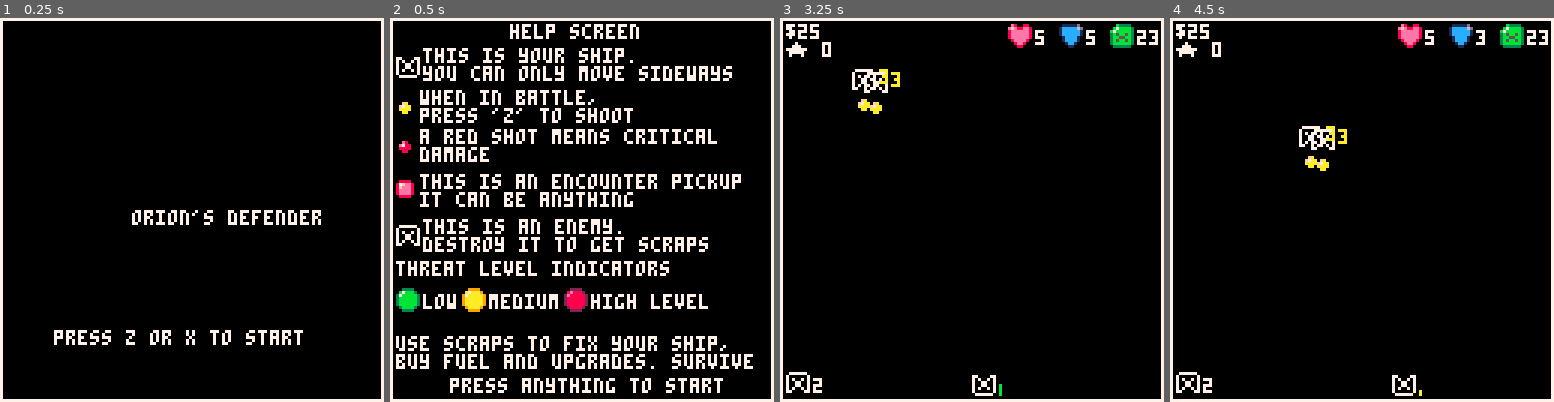
Above: before the commit, frames 1-4 (left to right).
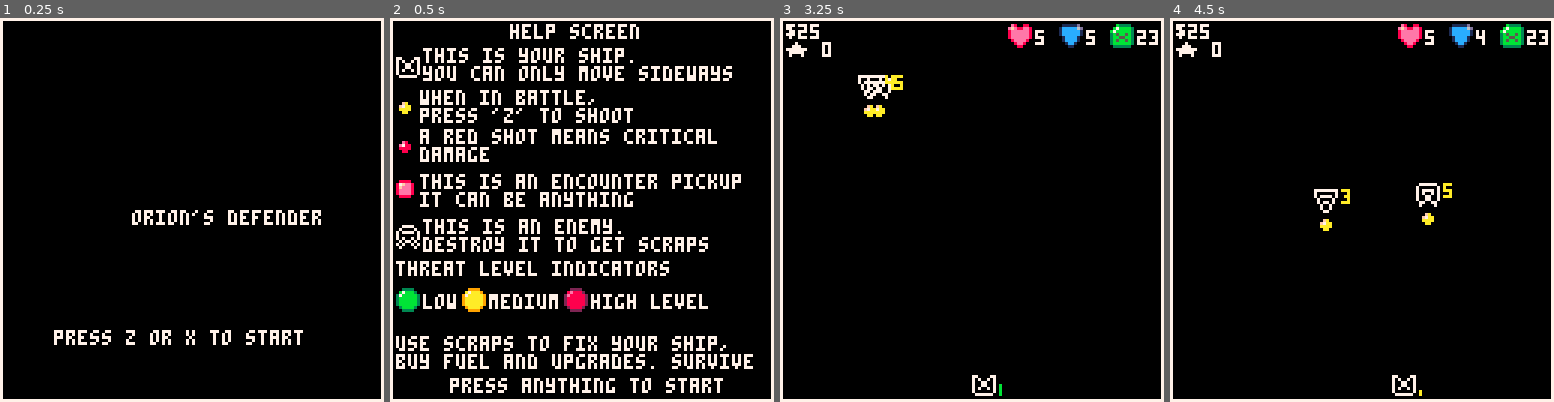
Above: after the commit, the same moments.

Repository: NinetiesPaul/Orion-s-Defender
Game: PICO-8 cartridge orionsdefender.p8
Two runs of this game, one before a commit and one after it. Both use one fixed random seed, a clock stepped at 60 frames per second and the inputs below.
Inputs:
- Up to frame 1 (0.25 s): no input
- Up to frame 2 (0.5 s): tap X (X key) at 0.33 s
- Up to frame 3 (3.25 s): tap O (Z key) at 0.7, 1.7, 2.1, 2.5, 2.9 s; tap X (X key) at 1.07, 1.85, 2.97 s; hold Right 1.6-2.1 s; hold Up 2.15-2.42 s; hold Right 2.47-3.03 s; hold Left from 3.08 s (still down)
- Up to frame 4 (4.5 s): tap O (Z key) at 3.3, 3.7, 4.1 s; release Left at 3.58 s; hold Down 3.63-3.97 s; hold Right from 4.02 s (still down); tap X (X key) at 4.08 s

Frame 1 is identical in both runs. In frame 2, 0.2% of the frame differs, in the area x 1-8%, y 53-61%; in frame 3, 0.9%; in frame 4, 1.5%, in the area x 1-82%, y 3-98%.

Commit message:
added dictionary of enemies

Diff:
--- a/orionsdefender.p8
+++ b/orionsdefender.p8
@@ -87,6 +87,41 @@
 	next_cooldown_upgrade_cost = 100 * current_stat_cooldown_lvl
 	last_encounter_store = true
 	-- enemy variables
+	enemy_list =
+	{
+		{
+			["spr_ok"] = 009,
+			["spr_damage"] = 025,
+			["b_health"] = 3,
+			["b_damage"] = 1,
+			["b_shot_speed"] = 2,
+			["b_speed"] =  0.5
+		},
+		{
+			["spr_ok"] = 010,
+			["spr_damage"] = 026,
+			["b_health"] = 4,
+			["b_damage"] = 2,
+			["b_shot_speed"] = 2,
+			["b_speed"] =  0.5
+		},
+		{
+			["spr_ok"] = 011,
+			["spr_damage"] = 027,
+			["b_health"] = 5,
+			["b_damage"] = 1,
+			["b_shot_speed"] = 2,
+			["b_speed"] =  1.5
+		},
+		{
+			["spr_ok"] = 012,
+			["spr_damage"] = 028,
+			["b_health"] = 4,
+			["b_damage"] = 2,
+			["b_shot_speed"] = 4,
+			["b_speed"] =  2
+		}
+	}
 	enemies = {}
 	enemy_bullets = {}
 	enemy_bullets_cdr = {60,45,30}
@@ -177,7 +212,7 @@
  	spr(000, 1, 53)
  	print("this is an encounter pickup\nit can be anything", 10, 52)
 
- 	spr(016, 2, 69)
+ 	spr(009, 2, 69)
  	print("this is an enemy.\ndestroy it to get scraps", 11, 67)
 
  	print("threat level indicators", 2, 81)
@@ -239,8 +274,14 @@
 
  while(enemy_count > 0)
  do
+ 	enemy_data = enemy_list[flr(rnd(count(enemy_list)))+1]
   local enemy = {}
-  enemy.spr = 016
+  enemy.spr = enemy_data["spr_ok"]
+  enemy.spr_damage = enemy_data["spr_damage"]
+  enemy.health = enemy_data["b_health"] * difficulty
+  enemy.damage = enemy_data["b_damage"] * difficulty
+  enemy.shot_v = enemy_data["b_shot_speed"] + difficulty
+  enemy.v = enemy_data["b_speed"]
   enemy.x = flr(rnd(15))+15
   enemy.y = flr(rnd(15))+15
   enemy.sx = enemy.x
@@ -248,11 +289,9 @@
   enemy.lx = enemy.x+rnd(30)+30
   enemy.ly = enemy.y+rnd(30)+30
   enemy.move_forward = true
-  enemy.health = 3 * difficulty
   enemy.fire = true
   enemy.cdr = enemy_bullets_cdr[flr(rnd(3)) + 1]
   enemy.collateral = false
-  enemy.dy = flr(rnd(4)) + 1
   add(enemies, enemy)
   enemy_count -= 1
  end
@@ -297,10 +336,6 @@
  spr(005,110,2)
  print(fuel,119,4)
 
- if current_view == 2 then
- 	spr(016,2,118)
- 	print(count(enemies),11,120)
- end
 end
 
 function update_threat()
@@ -425,7 +460,7 @@
    damage = bullet_damage
    if (b.critical == true) damage = damage + (flr(rnd(2)) + 1)
    e.health -= damage
-   e.spr = 032
+   -- e.spr = 025
    if b.collateral == true and e.collateral == false then
    	e.collateral = b.collateral_type
    end
@@ -470,12 +505,11 @@
  	if e.fire == true and e.collateral != 3 then
  		e.fire = false
 	  local enemy_bullet = {}
-	  enemy_bullet.damage = difficulty * 1
 	  enemy_bullet.x = e.x
 	  enemy_bullet.y = e.y+8
 	  enemy_bullet.angle = atan2(ship_x - e.x, ship_y - e.y)
-	  enemy_bullet.v = (flr(rnd(2)) + 1) + difficulty
-	  enemy_bullet.dy = e.dy
+	  enemy_bullet.damage = e.damage
+	  enemy_bullet.v = e.shot_v
 	  enemy_bullet.aimless = (e.collateral == 2) and true or false
 	  sfx(08)
 	  add(enemy_bullets,enemy_bullet)
@@ -483,17 +517,6 @@
 	 	if (clock % e.cdr == 0) e.fire = true
 	 end
 	end
-end
-
-function draw_enemy(e)
- spr(e.spr,e.x,e.y)
- print(e.health,e.x + 9,e.y, 10)
-
- if (clock % 5 == 0 and e.spr == 032) e.spr = 016
-end
-
-function draw_enemy_bullet(eb)
- spr(001,eb.x,eb.y)
 end
 
 function move_enemy_bullet(eb)
@@ -520,8 +543,8 @@
 function move_enemy(e)
 	if e.collateral != 1 then
 	 if e.move_forward == true then
-	  if (e.x<e.lx) e.x+=0.5
-	  if (e.y<e.ly) e.y+=0.5
+	  if (e.x<e.lx) e.x+=e.v
+	  if (e.y<e.ly) e.y+=e.v
 	  if e.y>=e.ly and
 	     e.x>=e.lx then
 	   e.move_forward = false
@@ -529,14 +552,25 @@
 	 end
 
 	 if e.move_forward == false then
-	  if (e.x>e.sx) e.x-=0.5
-	  if (e.y>e.sy) e.y-=0.5
+	  if (e.x>e.sx) e.x-=e.v
+	  if (e.y>e.sy) e.y-=e.v
 	  if e.y<=e.sy and
 	     e.x<=e.sx then
 	   e.move_forward = true
 	  end
 	 end
 	end
+end
+
+function draw_enemy(e)
+ spr(e.spr,e.x,e.y)
+ print(e.health,e.x + 9,e.y, 10)
+
+ -- if (clock % 5 == 0 and e.spr == 025) e.spr = 009
+end
+
+function draw_enemy_bullet(eb)
+ spr(001,eb.x,eb.y)
 end
 -->8
 -- store
Not shown, changed: 23 lines of the sprite sheet (__gfx__) section of orionsdefender.p8
